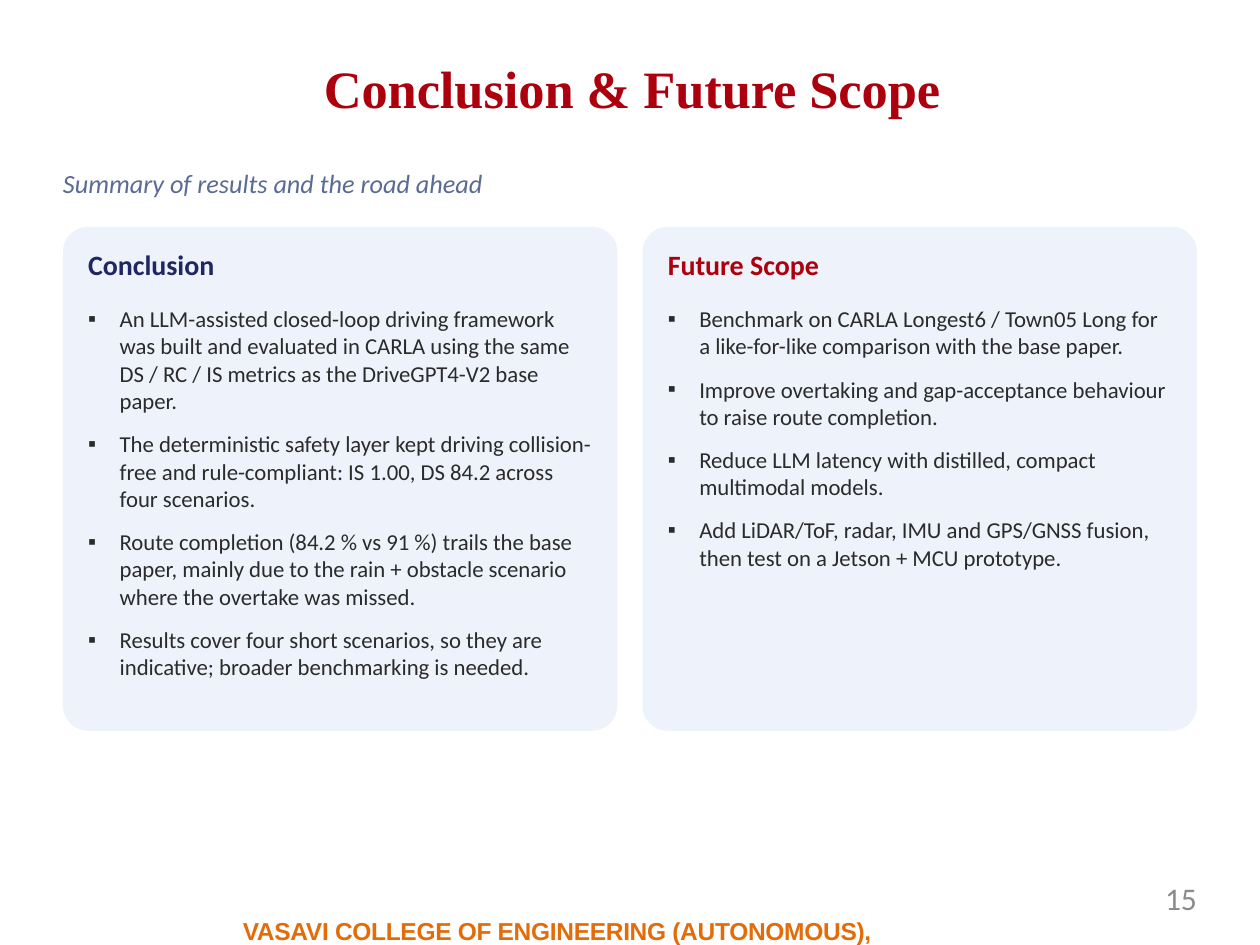
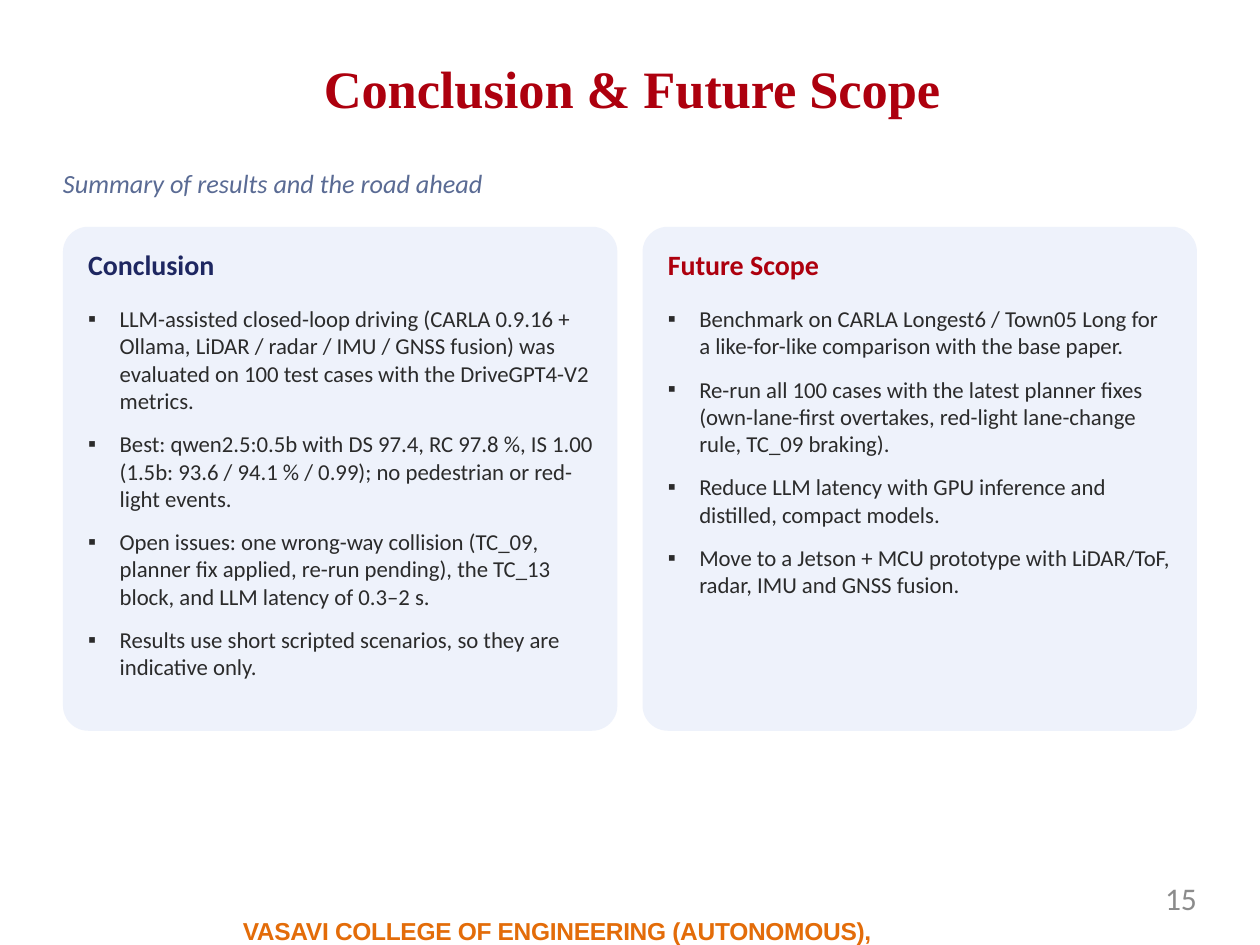
Before and after one commit to vivek08248/Autonomous-Driving-Sensor-Fusion-LLM-Carla, a slide deck: slide 15 of docs/presentation/Project_Seminar_Vivek_Chakali.pptx. Drawn at 1260x945 pixels with LibreOffice and Linux fonts; fonts in the diff are those of the drawing; background and template pictures are left out. Boxes give left, top, right and bottom in pixels: in the first picture for what was removed or moved away, otherwise in the second. Text is boxed around its words. In the diff, an @@ line names an element or a change of style, - is before the commit and + after.

```diff
--- a/docs/presentation/Project_Seminar_Vivek_Chakali.pptx
+++ b/docs/presentation/Project_Seminar_Vivek_Chakali.pptx
@@ text at (120, 310, 592, 679): text changed @@
-▪ An LLM-assisted closed-loop driving framework was built and evaluated in CARLA using the same DS / RC / IS metrics as the DriveGPT4-V2 base paper.
-▪ The deterministic safety layer kept driving collision-free and rule-compliant: IS 1.00, DS 84.2 across four scenarios.
-▪ Route completion (84.2 % vs 91 %) trails the base paper, mainly due to the rain + obstacle scenario where the overtake was missed.
-▪ Results cover four short scenarios, so they are indicative; broader benchmarking is needed.
+▪ LLM-assisted closed-loop driving (CARLA 0.9.16 + Ollama, LiDAR / radar / IMU / GNSS fusion) was evaluated on 100 test cases with the DriveGPT4-V2 metrics.
+▪ Best: qwen2.5:0.5b with DS 97.4, RC 97.8 %, IS 1.00 (1.5b: 93.6 / 94.1 % / 0.99); no pedestrian or red-light events.
+▪ Open issues: one wrong-way collision (TC_09, planner fix applied, re-run pending), the TC_13 block, and LLM latency of 0.3–2 s.
+▪ Results use short scripted scenarios, so they are indicative only.
@@ text at (699, 382, 1169, 596): text changed @@
-▪ Improve overtaking and gap-acceptance behaviour to raise route completion.
-▪ Reduce LLM latency with distilled, compact multimodal models.
-▪ Add LiDAR/ToF, radar, IMU and GPS/GNSS fusion, then test on a Jetson + MCU prototype.
+▪ Re-run all 100 cases with the latest planner fixes (own-lane-first overtakes, red-light lane-change rule, TC_09 braking).
+▪ Reduce LLM latency with GPU inference and distilled, compact models.
+▪ Move to a Jetson + MCU prototype with LiDAR/ToF, radar, IMU and GNSS fusion.
```
Also in this commit, not shown: 3 other slides changed.
